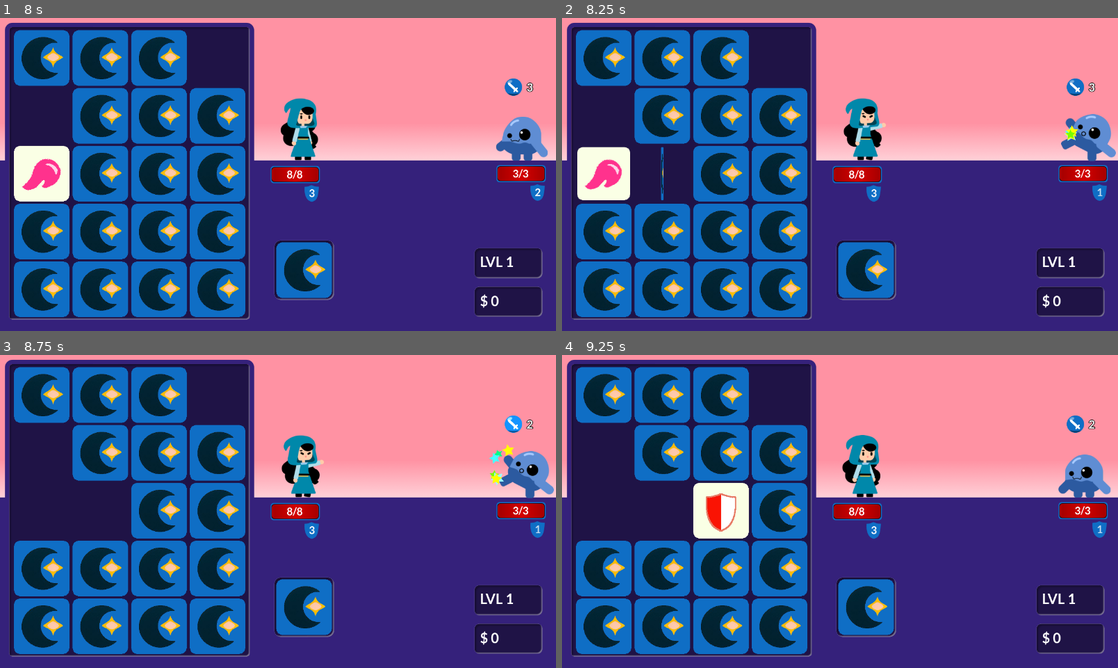
Above: before the commit, frames 1-4 (two rows, left to right).
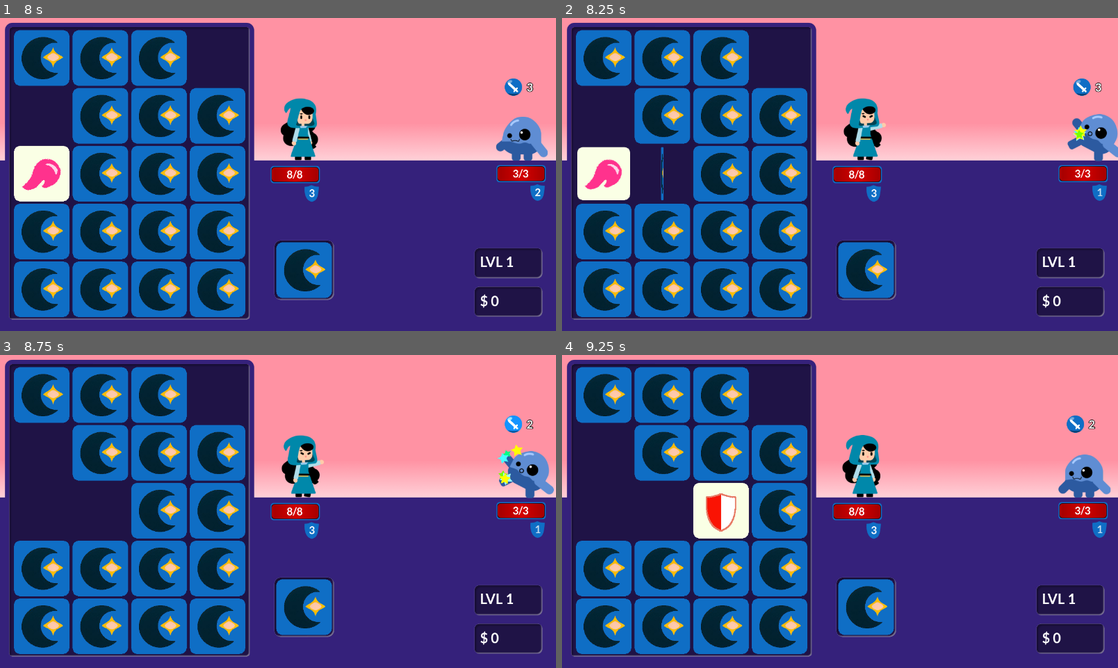
Above: after the commit, the same moments.

Repository: Cirrus-Minor/Spellbound-Memory
Game: Godot game, scene res://Scenes/main.tscn
The game is run twice, just before and just after one commit, with the same random seed, the same clock (stepped at 60 frames per second) and the same inputs.
Inputs (mouse positions are in pixels of both pictures, inside the frame that each line leads up to):
- Up to frame 1 (8 s): tap Enter at 0.5, 3.5 s; move the mouse to (400, 158) at 0.52 s; click (400, 158) at 0.67 s; move the mouse to (55, 136) at 1.27 s; click (55, 136) at 1.42 s; move the mouse to (100, 58) at 2.02 s; click (100, 58) at 2.17 s; tap Space at 2.75, 6.5 s; move the mouse to (155, 58) at 2.77 s; click (155, 58) at 2.92 s; move the mouse to (216, 58) at 3.52 s; click (216, 58) at 3.67 s; move the mouse to (38, 115) at 4.27 s; click (38, 115) at 4.42 s; move the mouse to (100, 115) at 5.02 s; click (100, 115) at 5.17 s; move the mouse to (155, 115) at 5.77 s; click (155, 115) at 5.92 s; move the mouse to (216, 115) at 6.52 s; click (216, 115) at 6.67 s; move the mouse to (38, 174) at 7.27 s; click (38, 174) at 7.42 s
- Up to frame 2 (8.25 s): tap Enter at 8 s; move the mouse to (662, 174) at 8.02 s; click (662, 174) at 8.17 s
- Up to frame 3 (8.75 s): no input
- Up to frame 4 (9.25 s): move the mouse to (717, 511) at 8.77 s; click (717, 511) at 8.92 s

Frame 1 is identical in both runs. In frame 2, 1.0% of the frame differs, in the area x 89-100%, y 19-46%; in frame 3, 0.3%; in frame 4, nothing differs.

Commit message:
Monster goes slightly back when hurted now

Diff:
--- a/Scripts/monster_base.gd
+++ b/Scripts/monster_base.gd
@@ -80,6 +80,10 @@
 			sprite.position = Vector2(0, 0)
 			is_starting = false
 			sprite_ui.show()
+	elif (sprite.position.x> 0):
+		sprite.position.x -= delta * 150
+		if (sprite.position.x < 0):
+			sprite.position.x = 0
 
 	if is_dead && sprite.position.y < 0:
 		sprite.position.y += delta * velocity_y
@@ -106,7 +110,6 @@
 			sound_coins.play()
 			GameState.add_money(bounty)
 			bounty = 0
-
 		on_dying()
 	else:
 		on_hurting()
@@ -135,6 +138,7 @@
 	hit_particles.emitting = true
 
 func on_hurting():
+	sprite.position.x += 25
 	hit_particles.process_material.direction = Vector3(-1, -0.5, 0)
 	hit_particles.emitting = true
 
